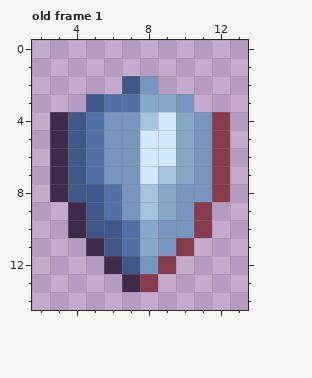
Two versions of one pixel-art file, public/assets/graphics/snek-shield-sm.ase. The picture above was drawn from the file before the commit.
16x16 pixels, 1 frame. Shown: old frame 1: x 2..13, y 0..14.
Now the later version:
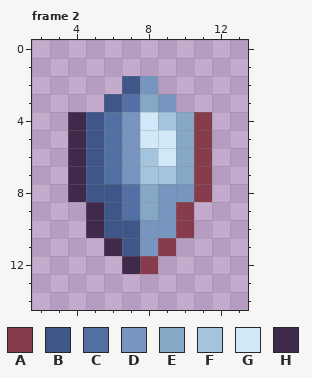
Palette (. is transparent): A #873c4b  B #3f5688  C #5270a3  D #7895bf  E #86a8c7  F #a4c3dd  G #d1e9f9  H #3f2a4c
A new or re-ordered frame is compared with the old frame closest to it.
Edits made:
frames 1 -> 2
Changed rows in their new state; - is an unchanged pixel.
Frame 2 is new; against old frame 1:
first column x 3:
 3 --.B--D.--
 4 .HBC-GF-A.
 5 .HBC----A.
 6 .HBC-F--A.
 7 .HBC-F--A.
 8 .H-BCED-A.
 9 -.HBCEDA.-
10 -.H-BD-A.-
11 --.HBDA.--
12 ---.HA.---
13 ----..----
